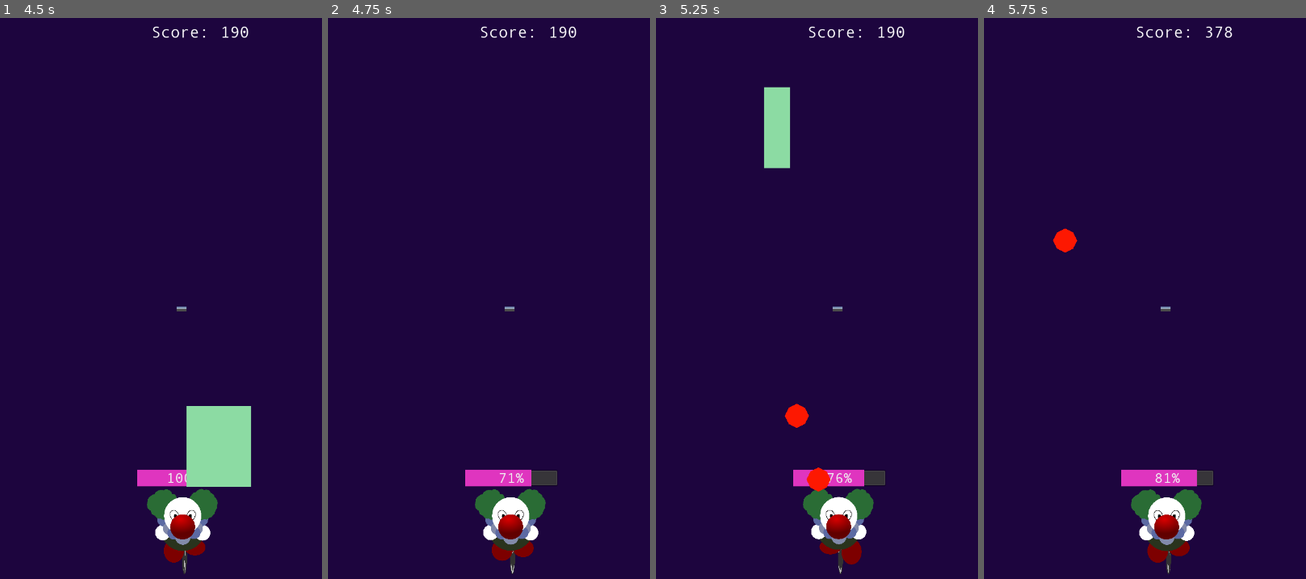
Above: before the commit, frames 1-4 (left to right).
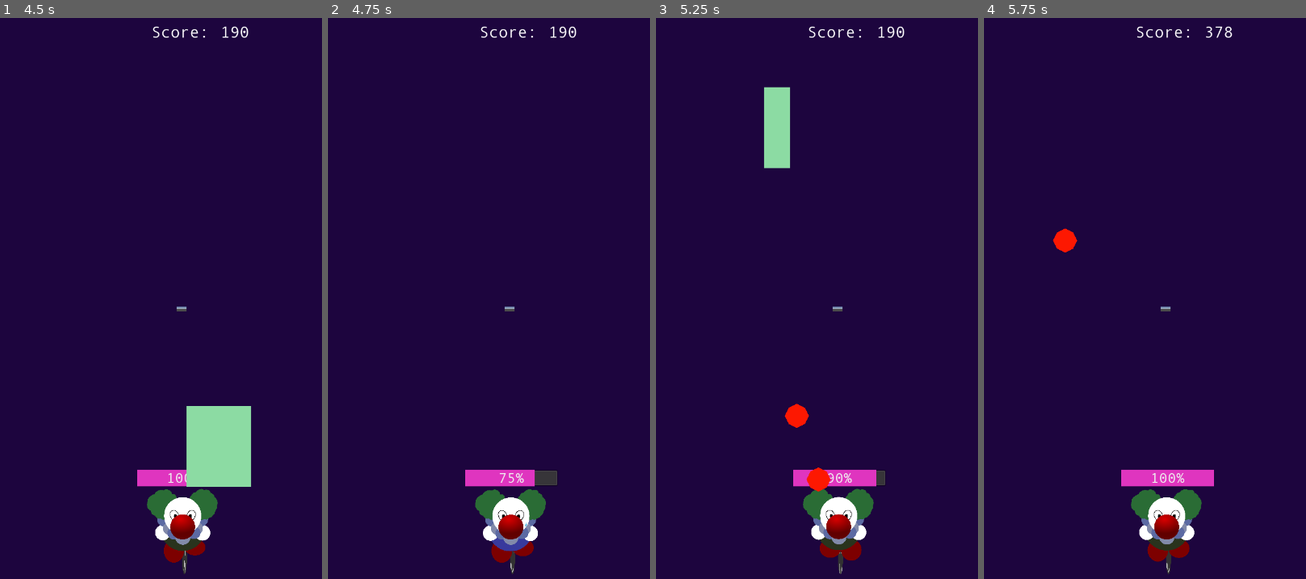
Above: after the commit, the same moments.

Repository: drarbego/payaso-de-equilibrio
Game: Godot game, scene res://StartGameMenu.tscn
Same seed, same stepped clock (60 frames per second), same inputs: the game is played once before the commit and once after it. A sky picture missing from this copy of the repository is replaced by a grey-blue gradient.
Inputs (mouse positions are in pixels of both pictures, inside the frame that each line leads up to):
- Up to frame 1 (4.5 s): click "Start" at 0.5 s; move the mouse to (260, 281) at 1.27 s; press the mouse at (260, 281) at 1.28 s; move the mouse to (109, 343) at 2.02 s; release the mouse at (109, 343) at 2.03 s; click (109, 343) at 2.1 s; move the mouse to (218, 169) at 2.77 s; press the mouse at (218, 169) at 2.78 s; move the mouse to (164, 444) at 3.52 s; release the mouse at (164, 444) at 3.53 s; click (164, 444) at 3.6 s; move the mouse to (289, 410) at 4.27 s; press the mouse at (289, 410) at 4.28 s
- Up to frame 2 (4.75 s): no input
- Up to frame 3 (5.25 s): move the mouse to (730, 214) at 5.02 s; release the mouse at (730, 214) at 5.03 s; click (730, 214) at 5.1 s
- Up to frame 4 (5.75 s): no input

Frame 1 is identical in both runs. In frame 2, 0.4% of the frame differs, in the area x 45-68%, y 80-99%; in frame 3, 0.3%; in frame 4, 0.4%, in the area x 45-72%, y 80-99%.

Commit message:
Update speed

Diff:
--- a/Characters/Payasito.gd
+++ b/Characters/Payasito.gd
@@ -6,8 +6,8 @@
 
 var equilibrium = 100
 var equilibrium_limit = 0.2
-var equilibrium_increase_unit = 10
-var equilibrium_decrease_unit = -10
+var equilibrium_increase_unit = 30
+var equilibrium_decrease_unit = -30
 
 signal fell
 signal shot(dir)
@@ -21,13 +21,13 @@
 	var __ = self.move_and_slide(motion)
 
 	var equilibrium_delta = equilibrium_decrease_unit if abs(inclination) > equilibrium_limit else equilibrium_increase_unit
-	equilibrium = clamp(equilibrium + equilibrium_delta * delta, -5, 100)
+	equilibrium = clamp(equilibrium + equilibrium_delta * delta, 0, 100)
 
-	if equilibrium >= 60 and $AnimatedSprite.animation != "normal":
+	if equilibrium >= 80 and $AnimatedSprite.animation != "normal":
 		$AnimatedSprite.play("normal")
-	elif equilibrium < 60 and equilibrium > 30 and $AnimatedSprite.animation != "mid":
+	elif equilibrium < 80 and equilibrium > 50 and $AnimatedSprite.animation != "mid":
 		$AnimatedSprite.play("mid")
-	elif equilibrium <= 30 and $AnimatedSprite.animation != "low":
+	elif equilibrium <= 50 and $AnimatedSprite.animation != "low":
 		$AnimatedSprite.play("low")
 
 	if equilibrium <= 0:
